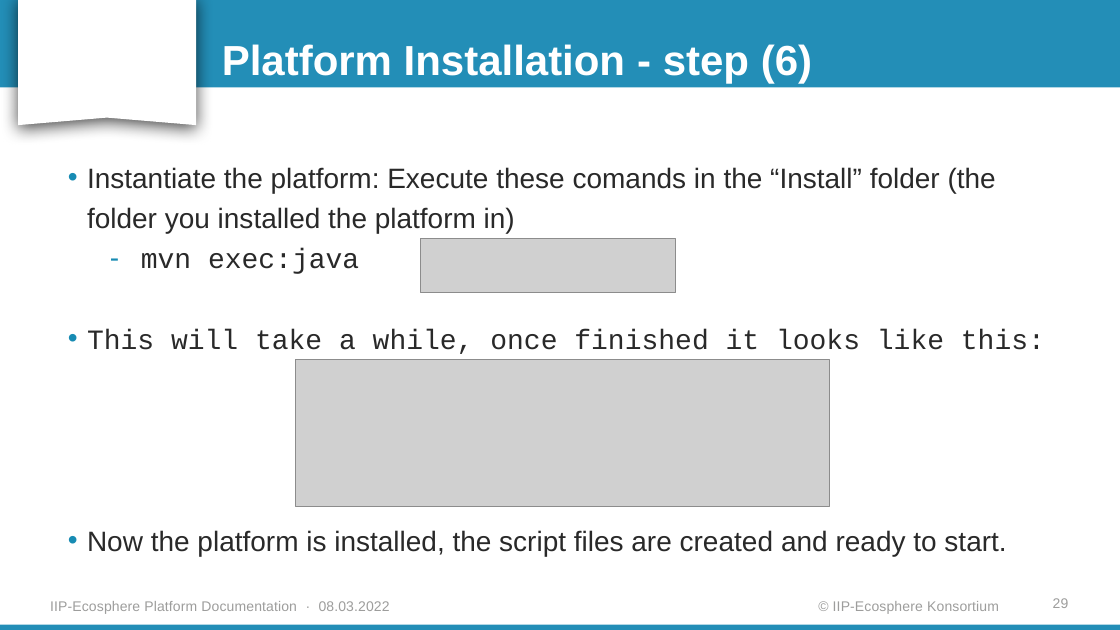
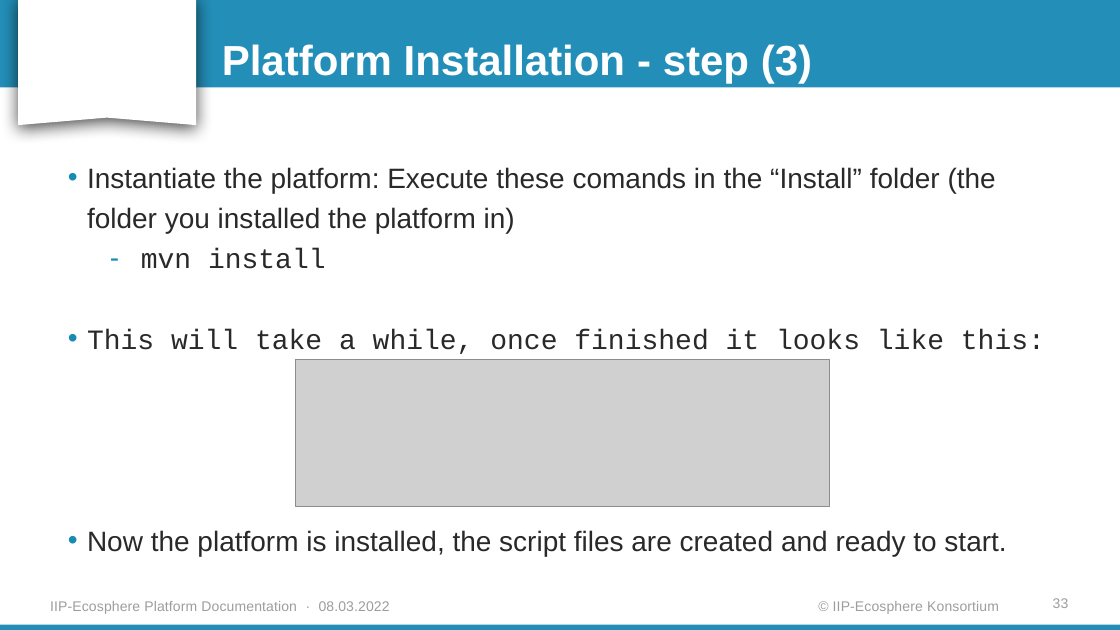
Before and after one commit to iip-ecosphere/platform, a slide deck: slide 33 of platform/documentation/Platform_Installation_Guide_for_Windows.pptx (slide 29 before the commit). Drawn at 1120x630 pixels with LibreOffice and Linux fonts; fonts in the diff are those of the drawing; grey boxes stand for pictures; background and template pictures are left out. Boxes give left, top, right and bottom in pixels: in the first picture for what was removed or moved away, otherwise in the second. Text is boxed around its words. In the diff, an @@ line names an element or a change of style, - is before the commit and + after.

Commit message:
Update the installation guide
The pre-defined Docker image and the full manual installation

```diff
--- a/platform/documentation/Platform_Installation_Guide_for_Windows.pptx
+++ b/platform/documentation/Platform_Installation_Guide_for_Windows.pptx
@@ text at box(222, 44, 812, 84): text changed @@
-Platform Installation - step (6)
+Platform Installation - step (3)
@@ picture removed at box(421, 239, 676, 292) @@
@@ text at box(141, 249, 326, 269): text changed @@
-  – mvn exec:java
+  – mvn install
@@ page number at box(1053, 598, 1069, 608): text changed @@
-29
+33
```
Also in this commit, not shown: 11 other slides changed, 6 slides added, 2 slides removed, 3 other files.
